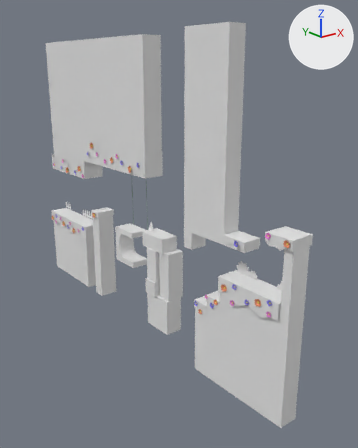
Before and after pictures for a commit that changed the FBX model Assets/NIvel/Pantalla 2/PF-Pantalla-2_Def.fbx.
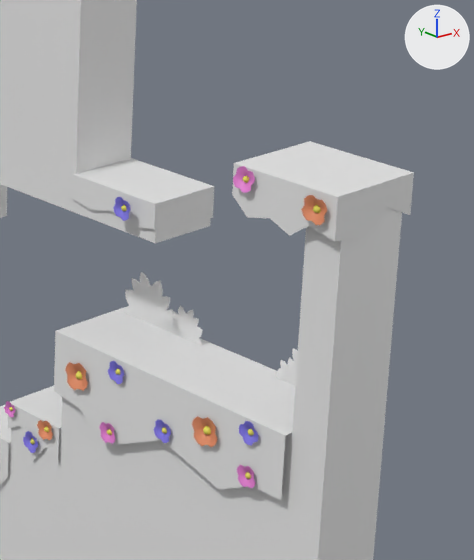
The first picture shows the older version from a camera (50 mm lens) standing at (-64.9, -108.1, 39.7) and looking at (2.6, -23.7, 6.0). The close-ups show both versions on the part from 57% to 92% of the width and 42% to 75% of the height of that picture; other places that the commit changed are outside them. Lighting does not change. The marker at upper right points along +X, +Y and +Z. Where no turn or scale is listed for an object, it has been applied to the vertices. Vertices at the same position are counted once.
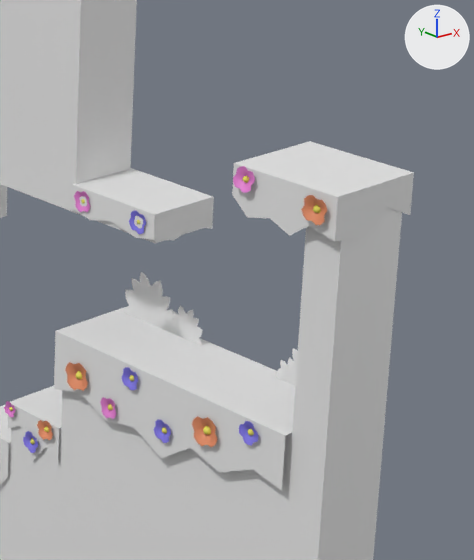
What differs and where, as boxes [x1, y1, x2, y2] in the close-ups (474 x 560 px; the box of a moved part takes in the faces that stretch with it):
'Cube.002', mesh moved: before [71, 158, 214, 230]; after [71, 168, 214, 240]
part 1 of me_cube_072, moved or reshaped: before [99, 422, 116, 444]; after [100, 397, 116, 419]
part 2 of me_cube_072, moved or reshaped: before [237, 465, 255, 488]; after [74, 191, 90, 212]
part 3 of me_cube_072, moved or reshaped: before [113, 197, 131, 221]; after [129, 210, 146, 234]
part 4 of me_cube_072, moved or reshaped: before [114, 363, 121, 383]; after [128, 368, 134, 390]
part 5 of me_cube_071, moved or reshaped: before [54, 331, 286, 500]; after [54, 331, 286, 490]

What changed in the scene script:
```text
Change me_cube_072:
    used by ob_florecilla_056; location = (-4.83, 2.0, 3.58)
    remove me_cube_072.from_pydata(...)  # 2200 vertices, 2671 faces; spans x -0.8..0.2, y -63.5..25.4, z -11.3..18.8
    add me_cube_072.from_pydata(...)  # 2259 vertices, 2743 faces; spans x -0.8..0.5, y -63.5..25.4, z -11.3..17.1
    me_cube_072 part 1: the loose piece of 49 vertices spanning x -0.2..-0.1, y -51.6..-50.5, z -5.8..-4.7 is moved by (0.0, 0.0, 1.3)
    me_cube_072 part 2: the loose piece of 49 vertices spanning x -0.2..-0.1, y -60.4..-59.3, z -4.6..-3.5 is moved by (0.5, 11.6, 9.8)
    me_cube_072 part 3: the loose piece of 50 vertices spanning x -0.2..-0.1, y -52.0..-50.9, z 5.9..7.0 is moved by (0.5, -0.5, -0.6)
    me_cube_072 part 4: 28 vertices moved from x -0.2..-0.1, y -52.0..-50.9, z -2.5..-1.3 to x -0.2..-0.1, y -53.0..-51.8, z -2.5..-1.3; 20 vertices removed from x -0.2..-0.1, y -51.6..-51.3, z -2.1..-1.7; 20 vertices added at x -0.2..-0.1, y -52.6..-52.3, z -2.1..-1.8
Change me_cube_071:
    used by ob_cube_001; location = (-2.51, 2.49, 3.44)
    remove me_cube_071.from_pydata(...)  # 232 vertices, 158 faces; spans x -2.7..2.8, y -64.3..25.4, z -12.4..19.8
    add me_cube_071.from_pydata(...)  # 260 vertices, 179 faces; spans x -2.7..2.8, y -64.3..25.4, z -12.4..18.5
    me_cube_071 part 5: 9 vertices moved from x -2.4..2.6, y -62.3..-47.5, z -6.0..-2.9 to x -2.4..2.6, y -62.3..-47.5, z -5.2..-2.0; 8 vertices added at x -2.4..2.6, y -56.8..-53.1, z -4.3..-1.2
Change me_cube_001:
    where me_cube_001.from_pydata(...)  # 33 vertices, 23 faces; spans x -1.97..2.05, y -53.54..-47.95, z 6.42..8.03
    used by ob_cube_002; location = (-2.51, 2.49, 2.54)
    me_cube_001 part 6: the whole mesh is moved by (0.0, 0.0, -0.53)
```
